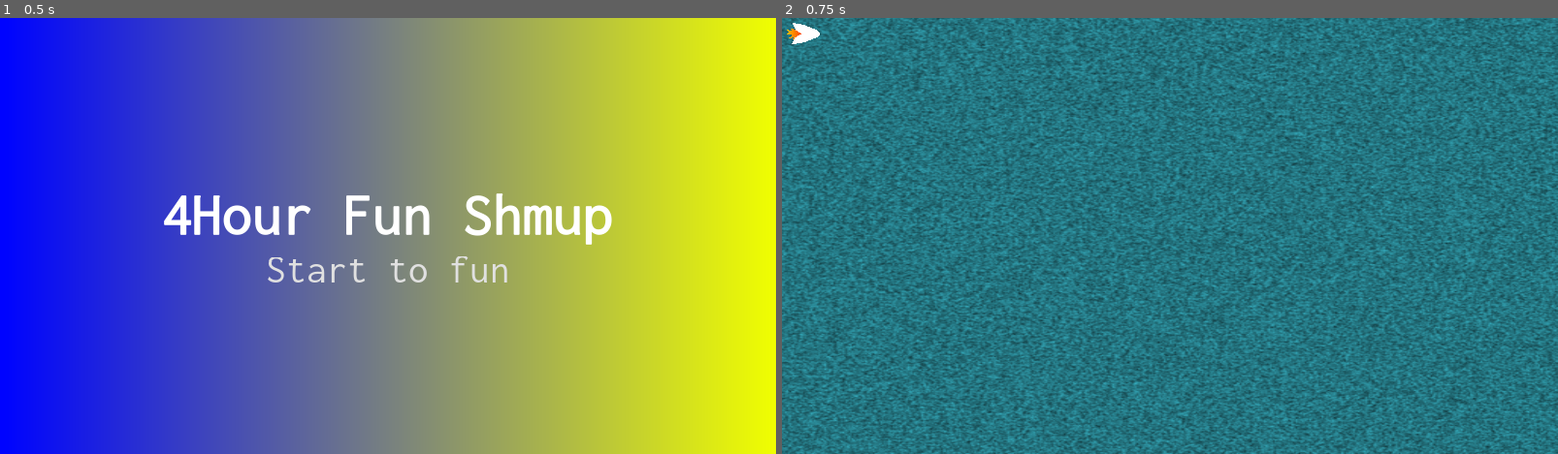
Above: before the commit, frames 1-2 (left to right).
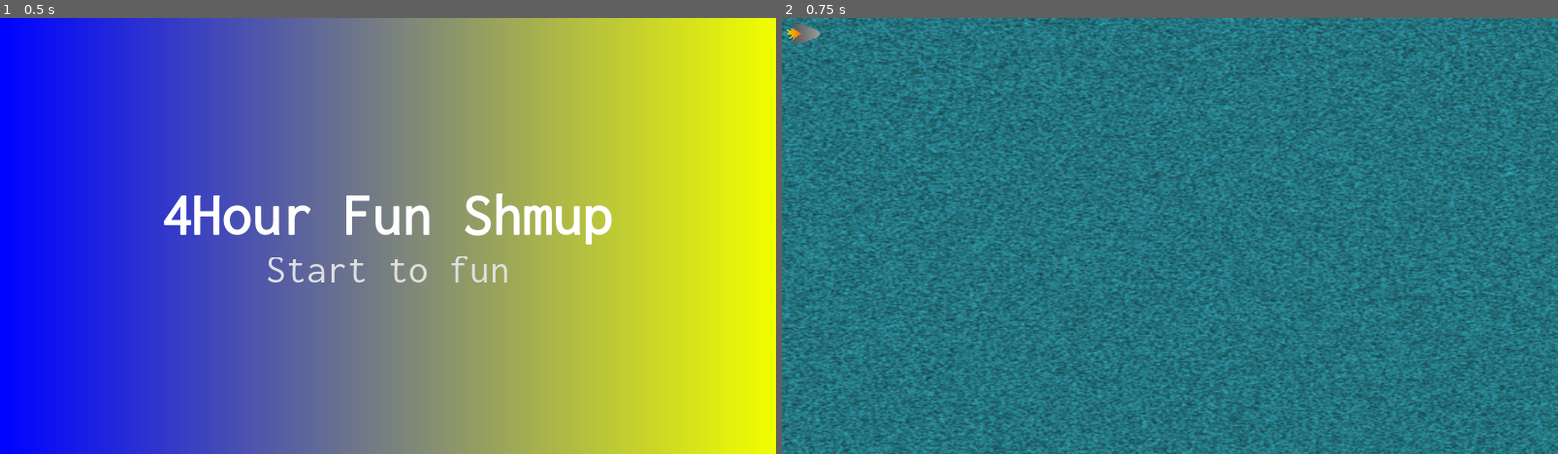
Above: after the commit, the same moments.

Repository: DoubleSept/4HShmup
Game: Godot game, scene res://menus/MainMenu.tscn
Two runs of this game, one before a commit and one after it. Both use one fixed random seed, a clock stepped at 60 frames per second and the inputs below.
Inputs:
- Up to frame 1 (0.5 s): no input
- Up to frame 2 (0.75 s): click "Start to fun" at 0.5 s

Frame 1 is identical in both runs. In frame 2, 27% of the frame differs, in the area x 0-100%, y 0-100%.

Commit message:
Vessel size and collision

Diff:
--- a/assets/Ennemy.gd
+++ b/assets/Ennemy.gd
@@ -1,12 +1,20 @@
 extends Node2D
 
-var speed = 200
+var speed = 500
 
 func _ready():
 	$Polygon2D.color = Color(rand_range(0.5,1), rand_range(0.5,1), rand_range(0.5,1))
 	global_position = Vector2(1920, randi()%950)
 
+	var scaleValue = rand_range(1.0,2.0)
+	scale = Vector2(scaleValue, scaleValue)
+
 func _process(delta):
 	move_local_x(-delta*speed)
 	if(position[0] < -50):
 		get_parent().remove_child(self)
+
+
+func _on_Bad_Ship_body_entered(body):
+	print("Accident")
+	pass # Replace with function body.
--- a/assets/Ennemy.tscn
+++ b/assets/Ennemy.tscn
@@ -1,11 +1,21 @@
-[gd_scene load_steps=2 format=2]
+[gd_scene load_steps=3 format=2]
 
 [ext_resource path="res://assets/Ennemy.gd" type="Script" id=1]
 
-[node name="Bad Ship" type="Node2D"]
+[sub_resource type="CapsuleShape2D" id=1]
+radius = 22.0147
+height = 18.2551
+
+[node name="Bad Ship" type="Area2D"]
 script = ExtResource( 1 )
 
 [node name="Polygon2D" type="Polygon2D" parent="."]
 color = Color( 1, 0.345098, 0.345098, 1 )
 invert_border = 0.1
 polygon = PoolVector2Array( 70.5735, 16.9201, 69.906, 28.2662, 41.207, 26.264, 51.8857, 41.6146, 18.5147, 40.9472, 16.5125, 28.2662, 0.494385, 19.5898, 15.845, 8.91104, 16.5125, -1.10026, 52.5531, -1.10026, 40.5396, 10.9133, 70.5735, 6.24136 )
+
+[node name="Collision" type="CollisionShape2D" parent="."]
+position = Vector2( 34.9228, 19.8425 )
+rotation = 1.5708
+shape = SubResource( 1 )
+[connection signal="body_entered" from="." to="." method="_on_Bad_Ship_body_entered"]
--- a/assets/Flamme.gd
+++ b/assets/Flamme.gd
@@ -6,3 +6,4 @@
 
 func _process(delta):
 	texture_offset = Vector2(rand_range(0,1), 0)
+	texture.gradient.colors[1] = Color(rand_range(0,1),rand_range(0,1),rand_range(0,1))
--- a/assets/Ship.gd
+++ b/assets/Ship.gd
@@ -1,4 +1,4 @@
-extends Node2D
+extends KinematicBody2D
 
 var v_speed = 0.0
 const MAX_V_SPEED = 200.0
@@ -27,12 +27,13 @@
 			if(v_speed > 0):
 				v_speed = 0
 
-	move_local_y(v_speed)
-
 	if(position[1]<0 && v_speed<0):
-		position = Vector2(position[0], 0)
 		v_speed = 0
 
 	if(position[1]>1080 - height && v_speed>0):
-		position = Vector2(position[0], 1080 - height)
 		v_speed = 0
+
+	var collision = move_and_collide(Vector2(0,v_speed))
+
+	if collision != null:
+		print("ACCIDENT")
--- a/assets/Ship.tscn
+++ b/assets/Ship.tscn
@@ -1,7 +1,14 @@
-[gd_scene load_steps=6 format=2]
+[gd_scene load_steps=8 format=2]
 
 [ext_resource path="res://assets/Ship.gd" type="Script" id=1]
 [ext_resource path="res://assets/Flamme.gd" type="Script" id=2]
+
+[sub_resource type="Gradient" id=4]
+offsets = PoolRealArray( 0, 0.244898 )
+colors = PoolColorArray( 0.238281, 0.238281, 0.238281, 1, 0.75, 0.75, 0.75, 1 )
+
+[sub_resource type="GradientTexture" id=5]
+gradient = SubResource( 4 )
 
 [sub_resource type="Gradient" id=1]
 colors = PoolColorArray( 1, 0.9375, 0, 1, 1, 0, 0, 1 )
@@ -21,6 +28,7 @@
 scale = Vector2( 0.258644, 0.251731 )
 z_index = 5
 z_as_relative = false
+texture = SubResource( 5 )
 polygon = PoolVector2Array( 366.208, 151.12, 347.521, 181.822, 218.041, 235.215, 85.892, 257.907, 124.602, 188.496, 184.67, 153.79, 127.272, 116.414, 109.567, 74.0753, 96.5707, 42.9983, 214.037, 65.6905, 338.177, 119.084 )
 
 [node name="Flamme" type="Polygon2D" parent="Polygon2D"]
--- a/scene/Game.gd
+++ b/scene/Game.gd
@@ -1,7 +1,4 @@
 extends Node2D
-
-
-
 
 var ennemyResource = load("res://assets/Ennemy.tscn")
 
--- a/scene/Game2.tscn
+++ b/scene/Game2.tscn
@@ -30,9 +30,9 @@
 text = "Shoot!"
 
 [node name="Taunt" parent="Center" instance=ExtResource( 3 )]
-margin_left = 622.0
+margin_left = 585.0
 margin_top = 461.0
-margin_right = 1297.0
+margin_right = 1335.0
 margin_bottom = 619.0
 
 [node name="Ship" parent="." instance=ExtResource( 5 )]
@@ -40,6 +40,6 @@
 [node name="Ennemies" type="Node2D" parent="."]
 
 [node name="PopEnnemy" type="Timer" parent="."]
-wait_time = 0.8
+wait_time = 0.5
 autostart = true
 [connection signal="timeout" from="PopEnnemy" to="." method="_on_PopEnnemy_timeout"]
--- a/scene/Sky.tscn
+++ b/scene/Sky.tscn
@@ -3,7 +3,7 @@
 [ext_resource path="res://scene/Sky.gd" type="Script" id=1]
 
 [sub_resource type="OpenSimplexNoise" id=1]
-seed = 4153699
+seed = 5252866
 period = 2.0
 
 [sub_resource type="NoiseTexture" id=2]
